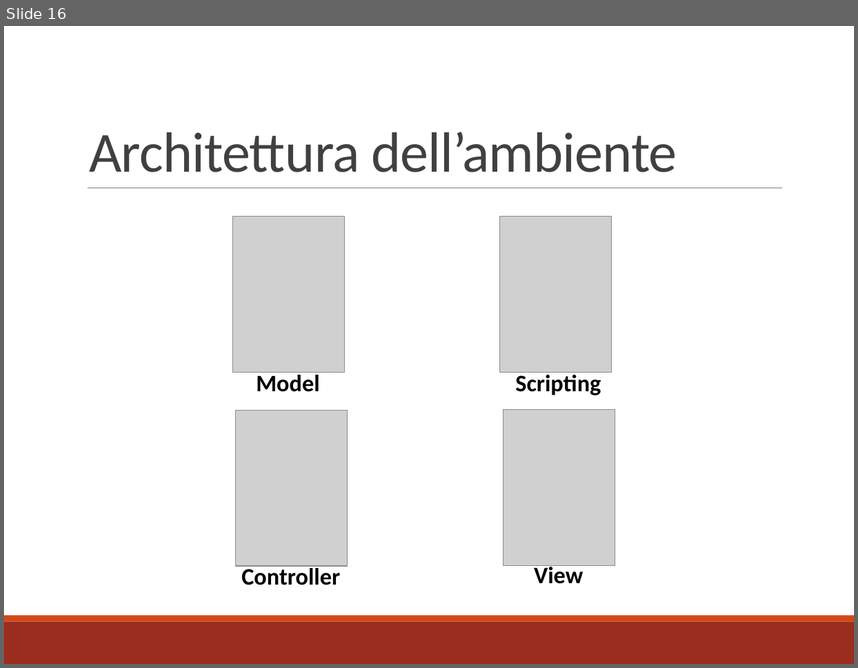
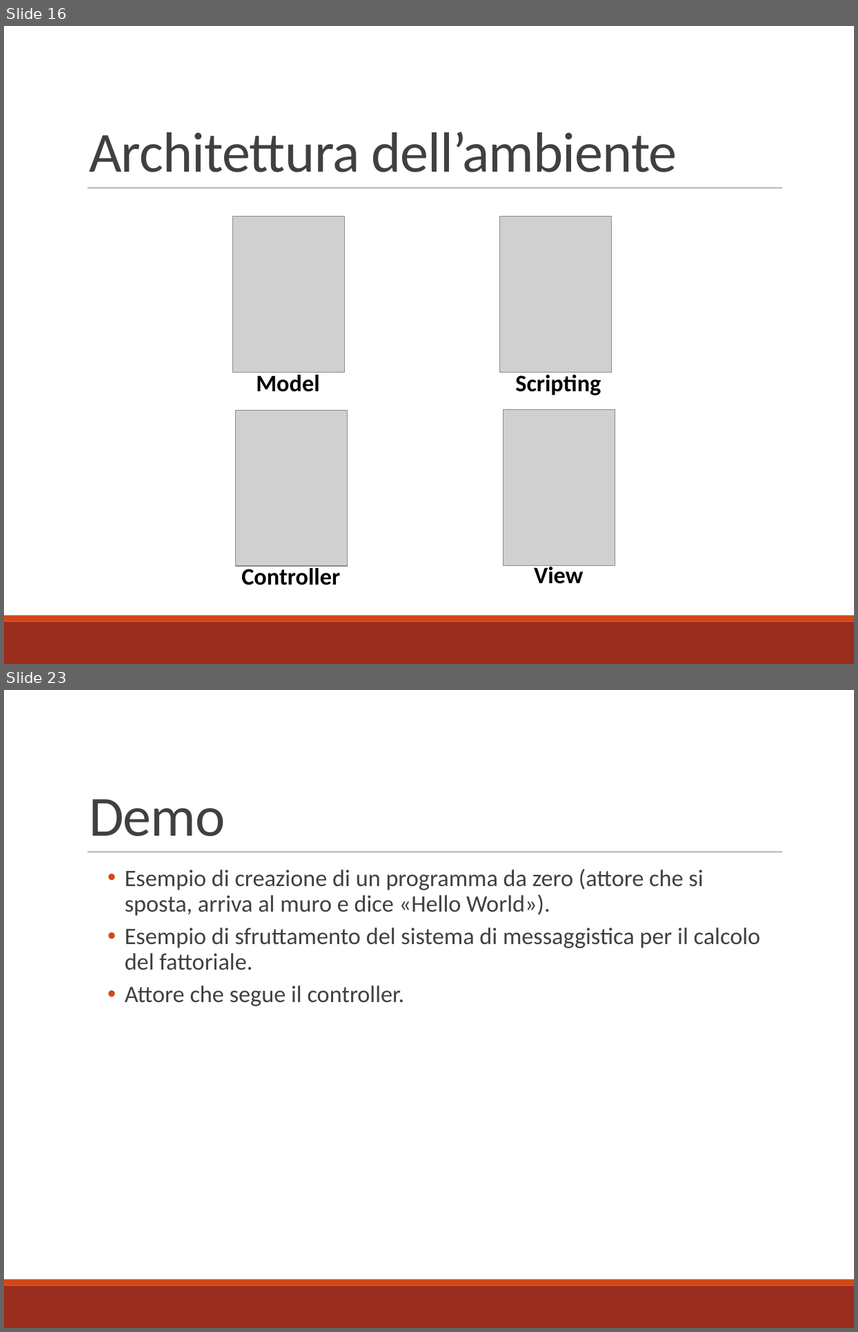
Before and after one commit to mbosc/scartch, a slide deck: Presentazione.pptx. Shown one above the other, each under a label of ours: slide 16 before the commit, slides 16 and 23 after it; the slides between them are not shown. The pictures are 858x668 and 858x1332 pixels, drawn with LibreOffice and Linux fonts; fonts in the diff are those of the drawing; grey boxes stand for pictures. Boxes give left, top, right and bottom in pixels: in the first picture for what was removed or moved away, otherwise in the second. Text is boxed around its words. In the diff, an @@ line names an element or a change of style, - is before the commit and + after.

```diff
--- a/Presentazione.pptx
+++ b/Presentazione.pptx
@@ slide 23 added at [4,690,854,1328], background #FFFFFF; not listed: 3 template elements that a slide beside it also shows @@
@@ title added at [89,799,225,836], 48 pt, text #404040 @@
+Demo
@@ text added at [125,869,761,1006], 20 pt, text #404040 @@
+  • Esempio di creazione di un programma da zero (attore che si sposta, arriva al muro e dice «Hello World»).
+  • Esempio di sfruttamento del sistema di messaggistica per il calcolo del fattoriale.
+  • Attore che segue il controller.
```
Also in this commit, not shown: 8 slides changed, 2 other slides added, 2 slides removed, 1 other file.
